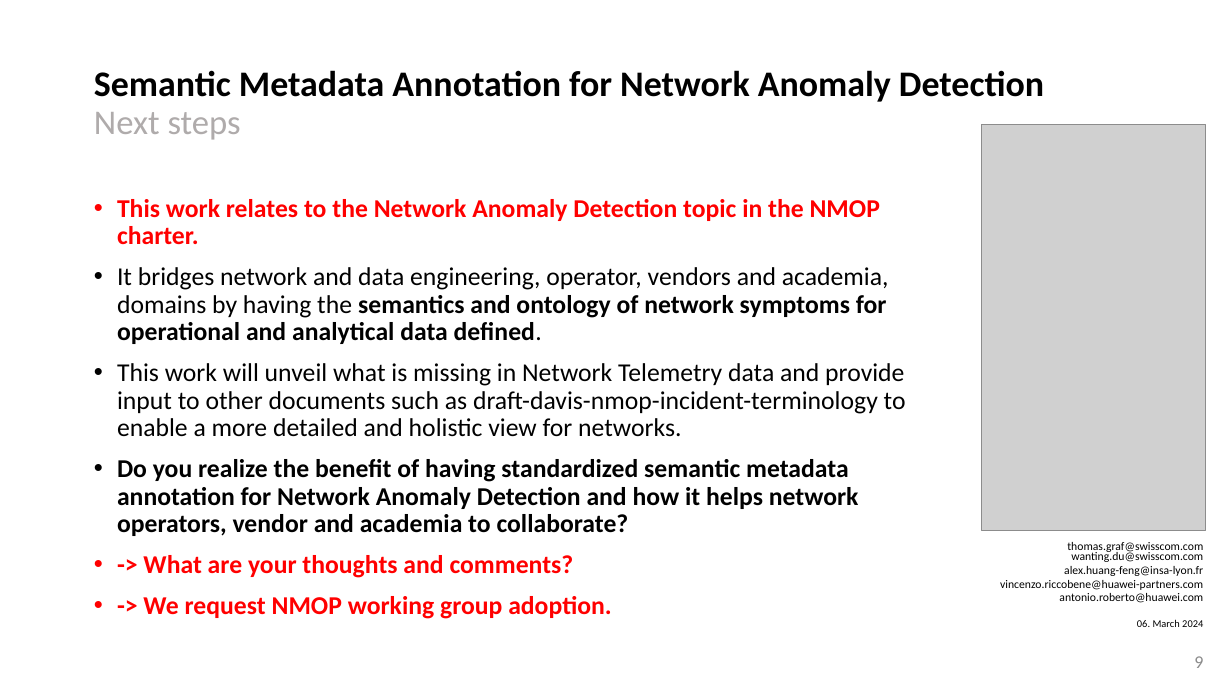
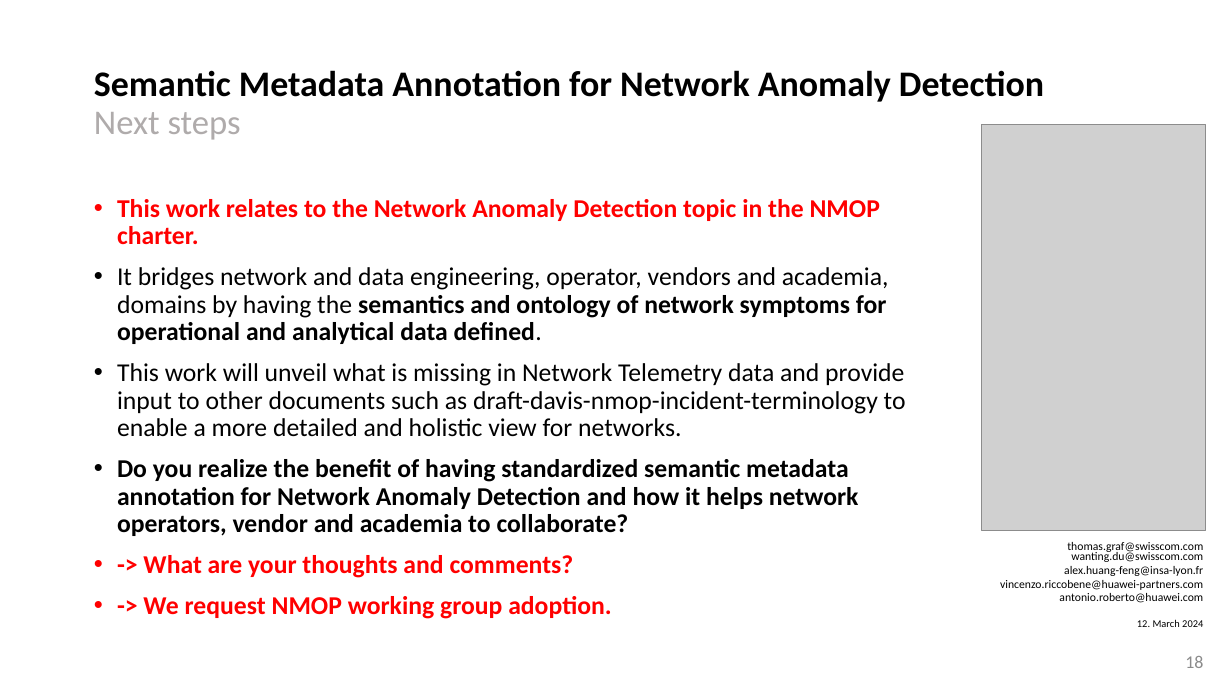
Before and after one commit to network-analytics/ietf-network-analytics-document-status, a slide deck: slide 18 of 119/NMOP/draft-netana-nmop-network-anomaly-semantics-and-lifecycle.pptx (slide 9 before the commit). Drawn at 1232x693 pixels with LibreOffice and Linux fonts; fonts in the diff are those of the drawing; grey boxes stand for pictures. Boxes give left, top, right and bottom in pixels: in the first picture for what was removed or moved away, otherwise in the second. Text is boxed around its words. In the diff, an @@ line names an element or a change of style, - is before the commit and + after.

```diff
--- a/119/NMOP/draft-netana-nmop-network-anomaly-semantics-and-lifecycle.pptx
+++ b/119/NMOP/draft-netana-nmop-network-anomaly-semantics-and-lifecycle.pptx
@@ text at <box>1137,619,1203,627</box>: text changed @@
-06. March 2024
+12. March 2024
@@ page number at <box>1185,656,1203,668</box>: text changed @@
-9
+18
```
Also in this commit, not shown: 4 other slides changed, 5 slides added, 1 slide removed, 2 other files.
